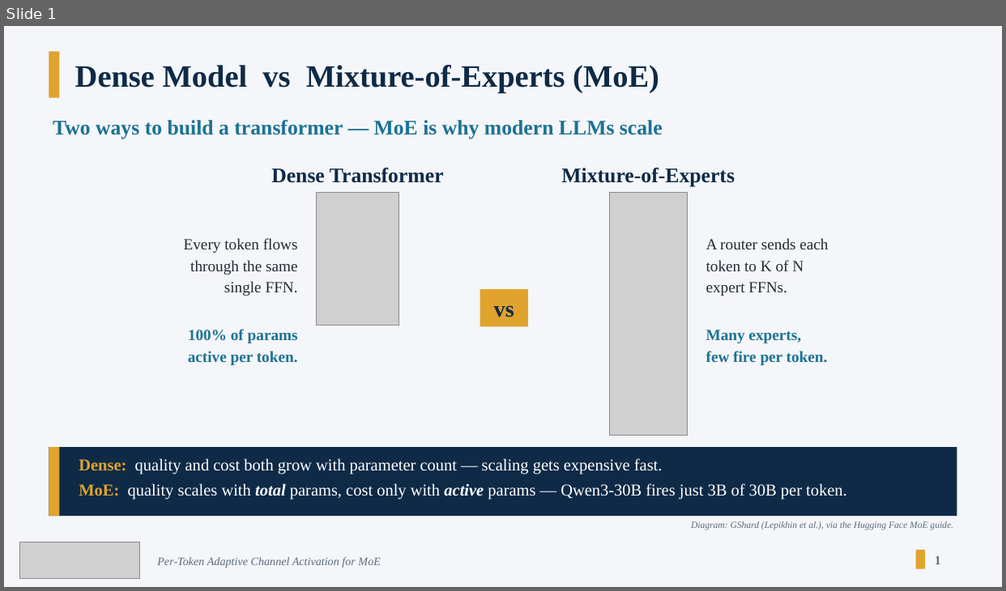
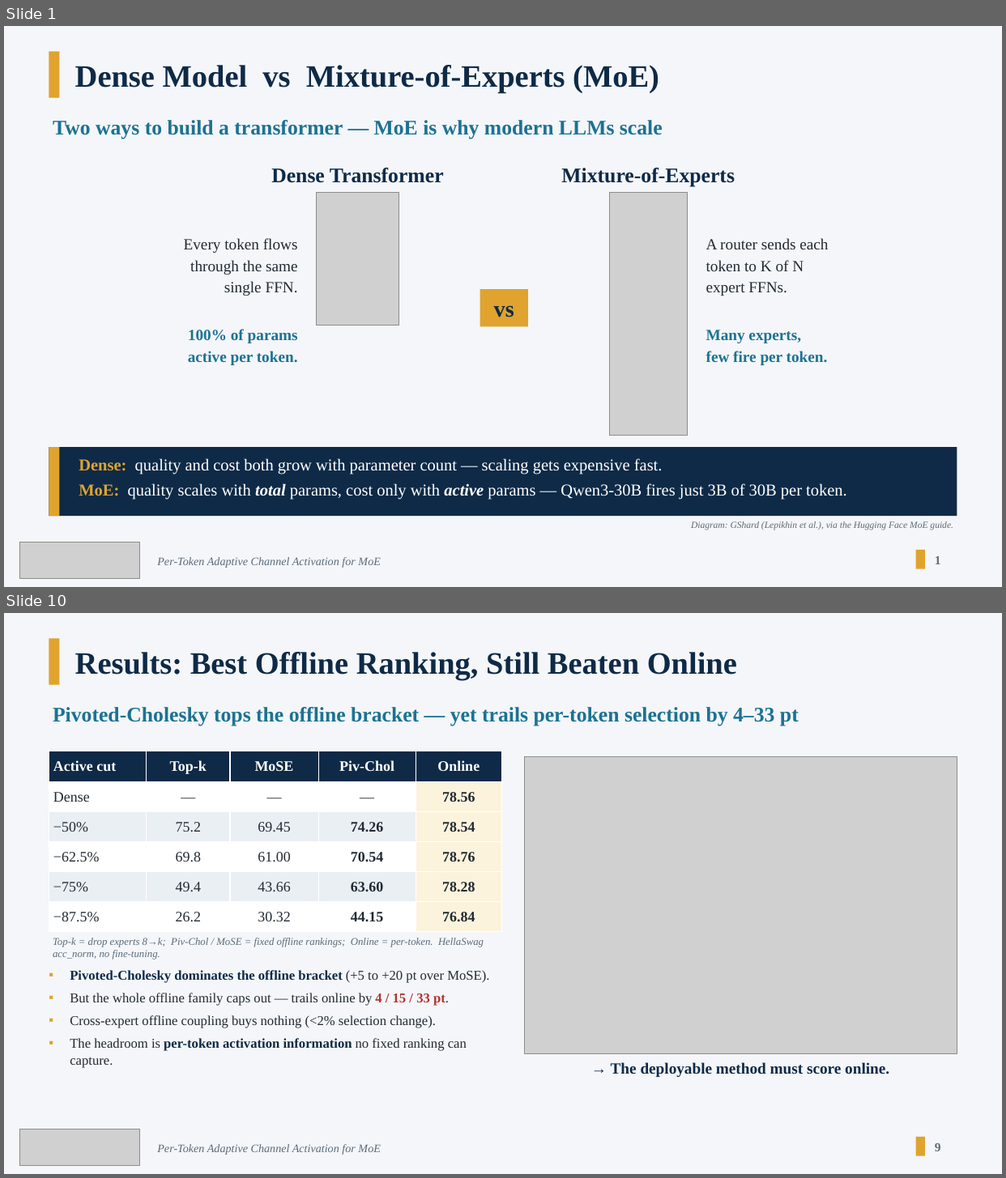
Before and after one commit to olokevin/moe-compression, a slide deck: docs/presentation/Yequan_26_Intro.pptx. Shown one above the other, each under a label of ours: slide 1 before the commit, slides 1 and 10 after it; the slides between them are not shown. The pictures are 1006x591 and 1006x1178 pixels, drawn with LibreOffice and Linux fonts; fonts in the diff are those of the drawing; grey boxes stand for pictures. Boxes give left, top, right and bottom in pixels: in the first picture for what was removed or moved away, otherwise in the second. Text is boxed around its words. In the diff, an @@ line names an element or a change of style, - is before the commit and + after.

```diff
--- a/docs/presentation/Yequan_26_Intro.pptx
+++ b/docs/presentation/Yequan_26_Intro.pptx
@@ slide 10 added at (4, 613, 1002, 1174), background #F4F6F9 @@
@@ rectangle added at (49, 638, 59, 685), fill #E0A32E @@
@@ text added at (75, 652, 737, 680), 30 pt, text #0E2A47, bold @@
+Results: Best Offline Ranking, Still Beaten Online
@@ text added at (53, 707, 799, 726), 20 pt, text #1C7293, bold @@
+Pivoted-Cholesky tops the offline bracket — yet trails per-token selection by 4–33 pt
@@ table added at (49, 751, 502, 932), 6 rows, 5 columns @@
+Active cut | Top-k | MoSE | Piv-Chol | Online
+Dense | — | — | — | 78.56
+−50% | 75.2 | 69.45 | 74.26 | 78.54
+−62.5% | 69.8 | 61.00 | 70.54 | 78.76
+−75% | 49.4 | 43.66 | 63.60 | 78.28
+−87.5% | 26.2 | 30.32 | 44.15 | 76.84
@@ picture added at (524, 756, 957, 1054) @@
@@ text added at (53, 938, 484, 960), 10 pt, text #5C6B7A, italic @@
+Top-k = drop experts 8→k; Piv-Chol / MoSE = fixed offline rankings; Online = per-token. HellaSwag acc_norm, no fine-tuning.
@@ text added at (70, 970, 489, 1067), 13 pt, text #222A33 @@
+▪ Pivoted-Cholesky dominates the offline bracket (+5 to +20 pt over MoSE).
+▪ But the whole offline family caps out — trails online by 4 / 15 / 33 pt.
+▪ Cross-expert offline coupling buys nothing (<2% selection change).
+▪ The headroom is per-token activation information no fixed ranking can capture.
@@ text added at (611, 1063, 889, 1077), 15 pt, text #0E2A47, bold @@
+→ The deployable method must score online.
@@ picture added at (19, 1130, 139, 1165) @@
@@ text added at (157, 1144, 380, 1155), 11 pt, text #5C6B7A, italic @@
+Per-Token Adaptive Channel Activation for MoE
@@ rectangle added at (916, 1137, 925, 1157), fill #E0A32E @@
@@ text added at (935, 1144, 941, 1152), 12 pt, text #5C6B7A, bold @@
+9
```
Also in this commit, not shown: 1 slide changed, 11 other slides added, 39 other files.
